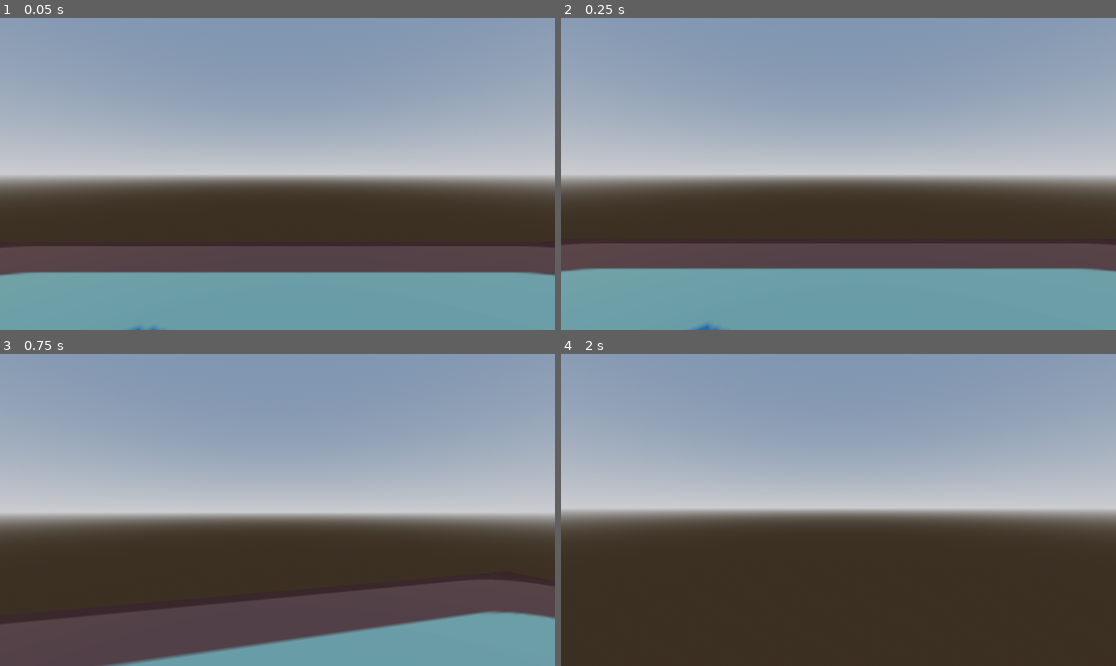
Above: before the commit, frames 1-4 (two rows, left to right).
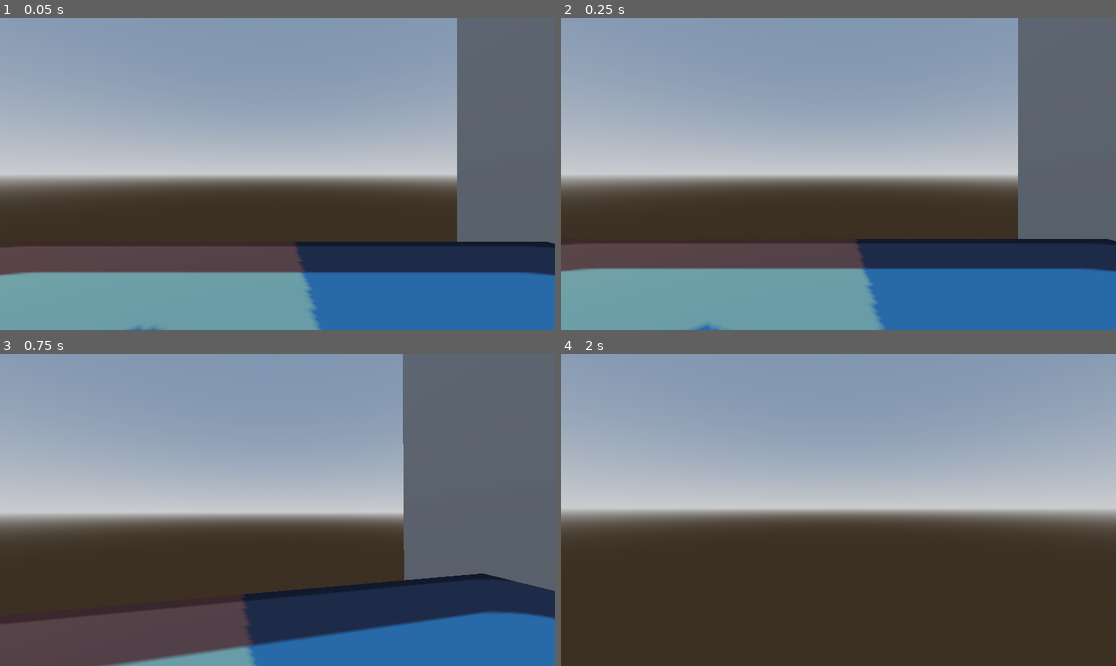
Above: after the commit, the same moments.

Repository: wizardabhi77/Godot_horror
Game: Godot game, scene res://levels/level_1.tscn
Same seed, same stepped clock (60 frames per second), same inputs: the game is played once before the commit and once after it. The engine's default icon, where the game draws it, is replaced by a stand-in: a white triangle on a blue panel in a dark square.
Inputs (mouse positions are in pixels of both pictures, inside the frame that each line leads up to):
- Up to frame 1 (0.05 s): no input
- Up to frame 2 (0.25 s): no input
- Up to frame 3 (0.75 s): tap Enter at 0.5 s; move the mouse to (305, 510) at 0.52 s; hold W (forward) from 0.53 s (still down)
- Up to frame 4 (2 s): keep holding W (forward); tap Space (jump) at 0.77, 1.52 s; move the mouse to (810, 510) at 1.27 s

The runs differ from the first frame. In frame 1, 25% of the frame differs, in the area x 53-100%, y 0-100%; in frame 2, 25%; in frame 3, 34%, in the area x 43-100%, y 0-100%; in frame 4, nothing differs.

Commit message:
add ball and wall

Diff:
--- /dev/null
+++ b/godot-horror/Ball/ball.gd
@@ -0,0 +1,11 @@
+extends RigidBody3D
+
+
+# Called when the node enters the scene tree for the first time.
+func _ready() -> void:
+	pass # Replace with function body.
+
+
+# Called every frame. 'delta' is the elapsed time since the previous frame.
+func _process(delta: float) -> void:
+	pass
--- /dev/null
+++ b/godot-horror/Ball/ball.tscn
@@ -0,0 +1,19 @@
+[gd_scene load_steps=4 format=3 uid="uid://cpgxwcprfj4e8"]
+
+[sub_resource type="SphereShape3D" id="SphereShape3D_g3thm"]
+
+[sub_resource type="StandardMaterial3D" id="StandardMaterial3D_l4sn5"]
+albedo_color = Color(0.05807443, 0.39417443, 0.39644462, 1)
+
+[sub_resource type="SphereMesh" id="SphereMesh_65gad"]
+
+[node name="Ball" type="RigidBody3D"]
+
+[node name="CollisionShape3D" type="CollisionShape3D" parent="."]
+transform = Transform3D(0.45, 0, 0, 0, 0.45, 0, 0, 0, 0.45, 0, 0, 0)
+shape = SubResource("SphereShape3D_g3thm")
+
+[node name="MeshInstance3D" type="MeshInstance3D" parent="."]
+transform = Transform3D(0.455, 0, 0, 0, 0.455, 0, 0, 0, 0.455, 0, 0, 0)
+material_override = SubResource("StandardMaterial3D_l4sn5")
+mesh = SubResource("SphereMesh_65gad")
--- a/godot-horror/levels/level_1.tscn
+++ b/godot-horror/levels/level_1.tscn
@@ -1,7 +1,9 @@
-[gd_scene load_steps=9 format=3 uid="uid://da1xq7hmfut3q"]
+[gd_scene load_steps=13 format=3 uid="uid://da1xq7hmfut3q"]
 
 [ext_resource type="Texture2D" uid="uid://bbkqg1lgtlfcx" path="res://icon.svg" id="1_vn7o3"]
 [ext_resource type="PackedScene" uid="uid://bxyktwxfgf43q" path="res://Player/player.tscn" id="2_jirdo"]
+[ext_resource type="PackedScene" uid="uid://cpgxwcprfj4e8" path="res://Ball/ball.tscn" id="3_kx6l7"]
+[ext_resource type="Script" uid="uid://bvauxywms8a7c" path="res://Ball/ball.gd" id="4_n46q3"]
 
 [sub_resource type="ProceduralSkyMaterial" id="ProceduralSkyMaterial_jirdo"]
 sky_horizon_color = Color(0.66224277, 0.6717428, 0.6867428, 1)
@@ -25,6 +27,11 @@
 
 [sub_resource type="BoxMesh" id="BoxMesh_kx6l7"]
 
+[sub_resource type="BoxMesh" id="BoxMesh_n46q3"]
+
+[sub_resource type="BoxShape3D" id="BoxShape3D_btoec"]
+size = Vector3(1, 10, 15)
+
 [node name="level 1" type="Node3D"]
 
 [node name="WorldEnvironment" type="WorldEnvironment" parent="."]
@@ -44,6 +51,21 @@
 transform = Transform3D(1, 0, 0, 0, 1, 0, 0, 0, 1, 0, 2.071906, 0)
 
 [node name="DirectionalLight3D" type="DirectionalLight3D" parent="."]
-transform = Transform3D(0.7890841, -0.37139627, 0.4892965, 0, 0.7965299, 0.6045991, -0.6142852, -0.47707954, 0.6285291, 0, 5.3798904, 4.0052986)
+transform = Transform3D(0.78908414, -0.3713963, 0.48929656, 0, 0.79652995, 0.6045992, -0.61428523, -0.47707957, 0.62852913, 0, 11.987122, 10.083813)
 light_color = Color(0.765538, 0.38018066, 9.62615e-06, 1)
 shadow_enabled = true
+
+[node name="Ball" parent="." instance=ExtResource("3_kx6l7")]
+transform = Transform3D(1, 0, 0, 0, 1, 0, 0, 0, 1, 3, 2, 0)
+script = ExtResource("4_n46q3")
+
+[node name="Wall" type="StaticBody3D" parent="."]
+transform = Transform3D(1, 0, 0, 0, 1, 0, 0, 0, 1, 7.114297, 3.7743354, 0)
+
+[node name="MeshInstance3D" type="MeshInstance3D" parent="Wall"]
+transform = Transform3D(1, 0, 0, 0, 10, 0, 0, 0, 15, 0, 0, 0)
+mesh = SubResource("BoxMesh_n46q3")
+
+[node name="CollisionShape3D" type="CollisionShape3D" parent="Wall"]
+transform = Transform3D(1, 0, 0, 0, 1, 0, 0, 0, 1, 0.03042221, -4.7683716e-07, 0)
+shape = SubResource("BoxShape3D_btoec")
Not shown, added: godot-horror/Ball/ball.gd.uid
